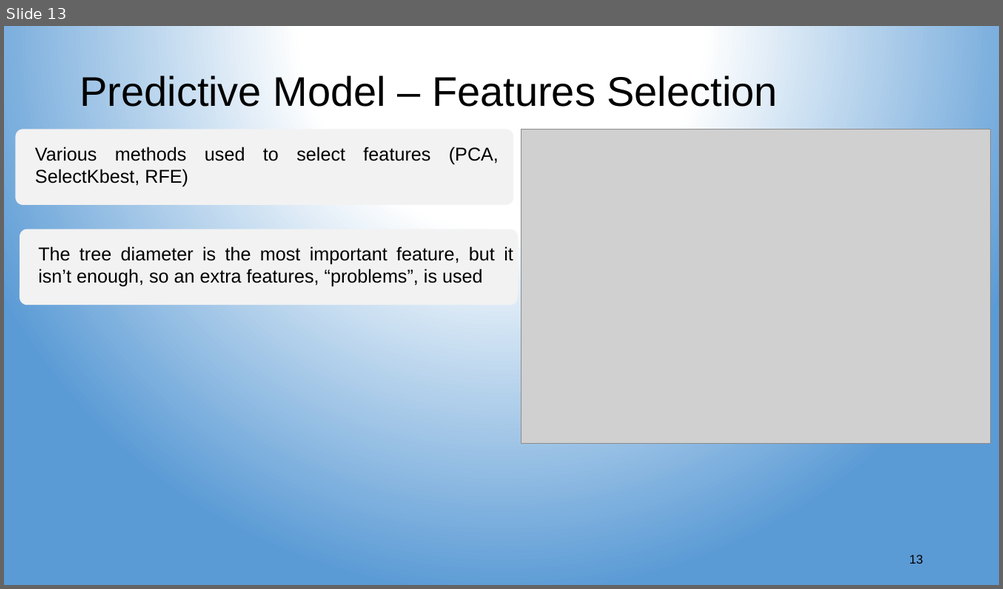
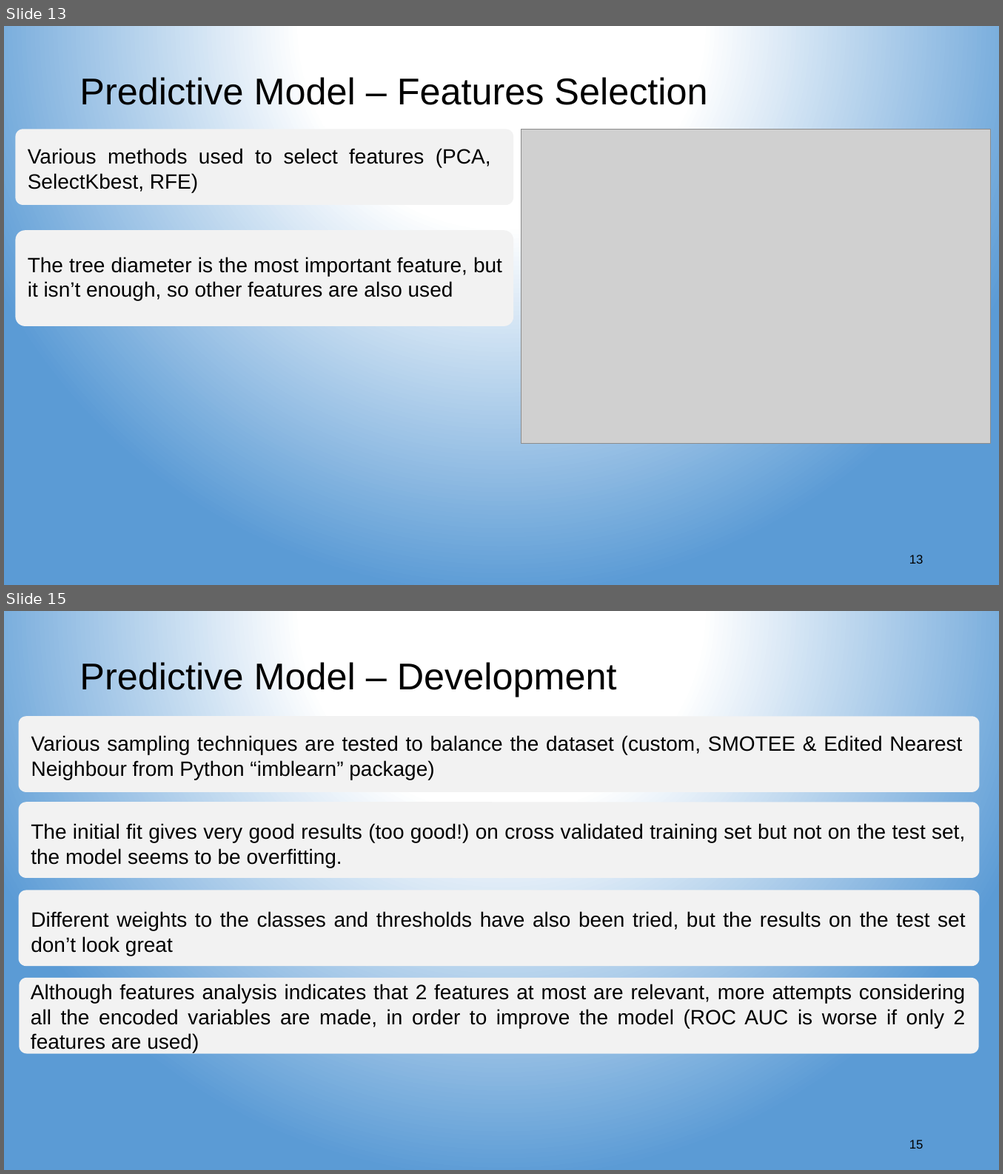
Before and after one commit to aspds18/Springboard_capstone1, a slide deck: Capstone1_presentation.pptx. Shown one above the other, each under a label of ours: slide 13 before the commit, slides 13 and 15 after it; the slides between them are not shown. The pictures are 1003x589 and 1003x1174 pixels, drawn with LibreOffice and Linux fonts; fonts in the diff are those of the drawing; grey boxes stand for pictures. Boxes give left, top, right and bottom in pixels: in the first picture for what was removed or moved away, otherwise in the second. Text is boxed around its words. In the diff, an @@ line names an element or a change of style, - is before the commit and + after.

```diff
--- a/Capstone1_presentation.pptx
+++ b/Capstone1_presentation.pptx
@@ slide 15 added at bbox=[4, 611, 999, 1170], background gradient #FFFFFF to #5B9BD5 @@
@@ title added at bbox=[79, 660, 617, 697], 36 pt, text #000000 @@
+Predictive Model – Development
@@ group added at bbox=[18, 716, 979, 1054]: 4 rounded rectangles, 4 texts @@
+Various sampling techniques are tested to balance the dataset (custom, SMOTEE & Edited Nearest Neighbour from Python “imblearn” package)
+The initial fit gives very good results (too good!) on cross validated training set but not on the test set, the model seems to be overfitting.
+Different weights to the classes and thresholds have also been tried, but the results on the test set don’t look great
+Although features analysis indicates that 2 features at most are relevant, more attempts considering all the encoded variables are made, in order to improve the model (ROC AUC is worse if only 2 features are used)
@@ page number added at bbox=[909, 1140, 923, 1149], 12 pt, text #000000 @@
+15
@@ slide 13 changed as well @@
@@ title "Predictive Model – Features Selection" at bbox=[79, 75, 707, 112]: size 40 to 36 pt @@
@@ text "Various methods used to select ...": place and size @@
-text "Various methods used to select ..." at bbox=[35, 147, 498, 187]
+text "Various methods used to select ..." at bbox=[28, 148, 491, 192]
@@ text "Various methods used to select ..." at bbox=[28, 148, 491, 192]: size 18 to 20 pt @@
@@ rounded rectangle: place and size @@
-rounded rectangle at bbox=[20, 229, 518, 305]
+rounded rectangle at bbox=[15, 230, 513, 326]
@@ text at bbox=[28, 257, 502, 301]: text changed; size 18 to 20 pt @@
-The tree diameter is the most important feature, but it isn’t enough, so an extra features, “problems”, is used
+The tree diameter is the most important feature, but it isn’t enough, so other features are also used
```
Also in this commit, not shown: 14 other slides changed, 6 other slides added.
